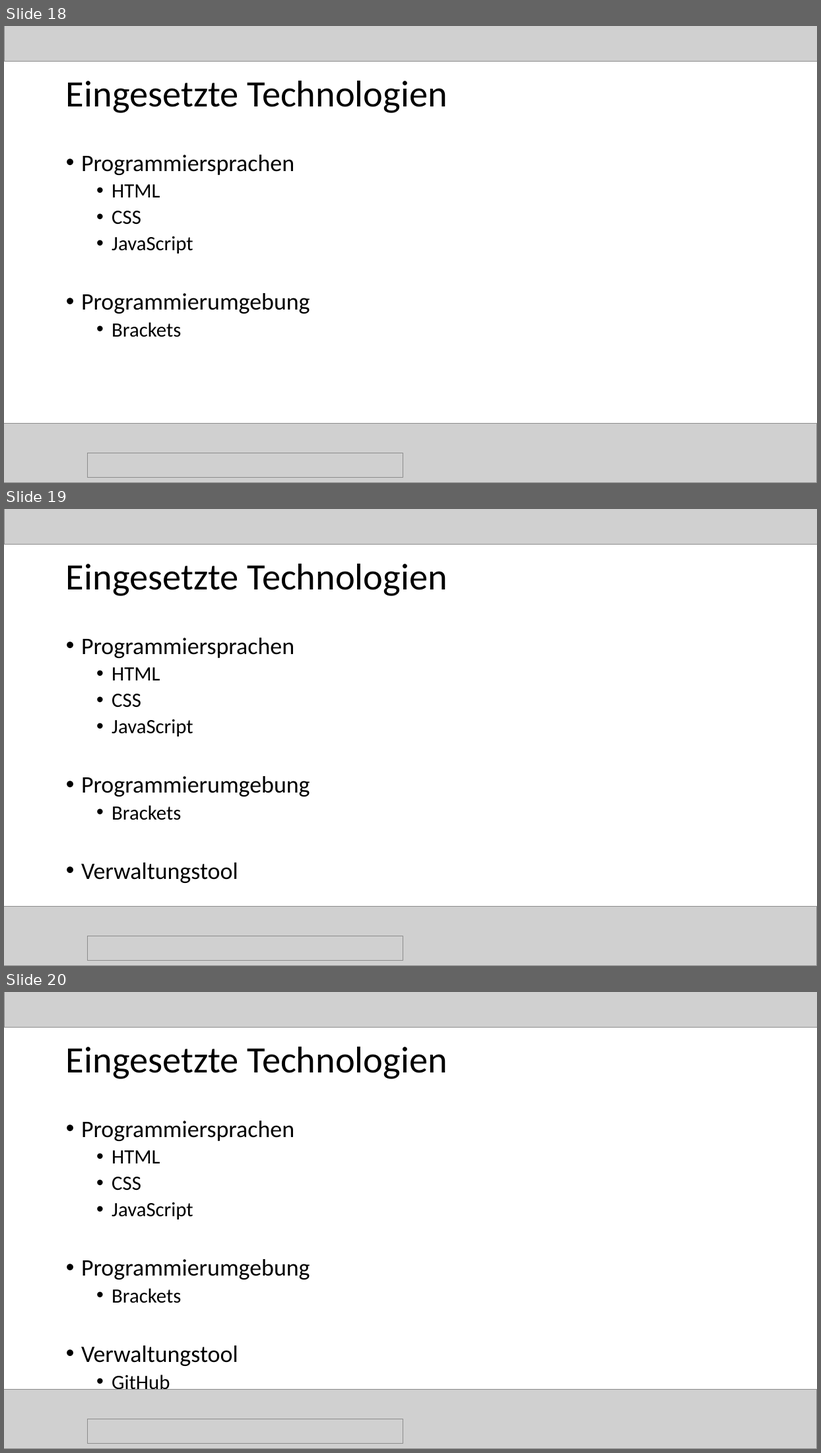
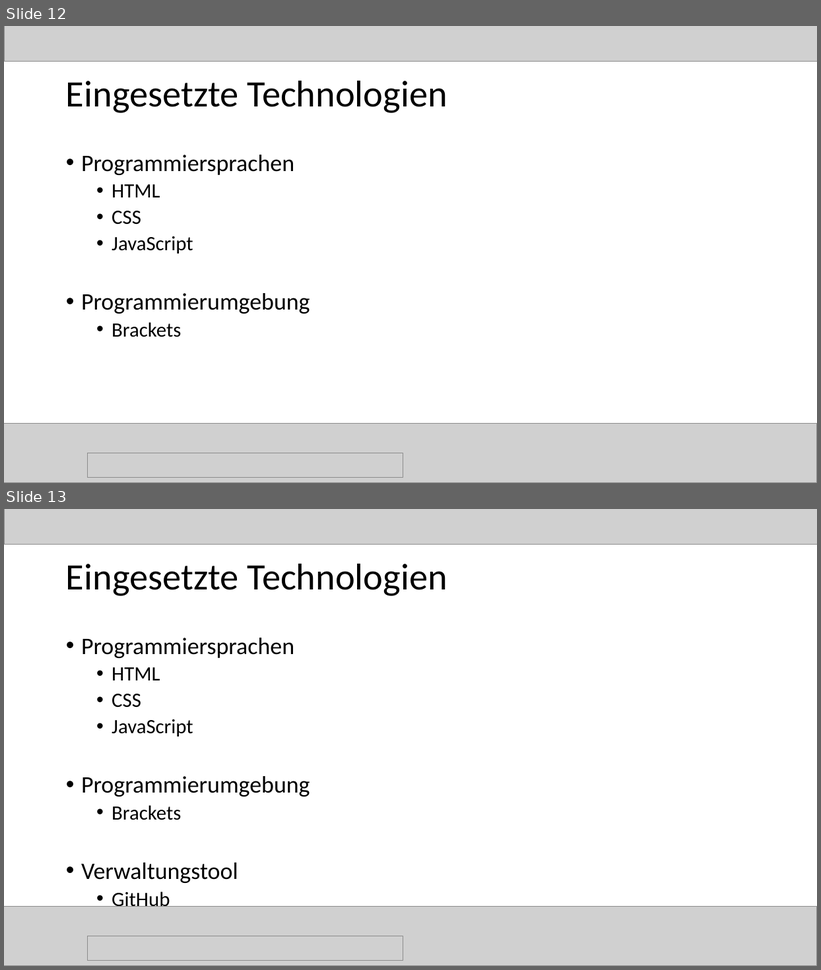
Before and after one commit to magharmi/StudentenFuerStudenten, a slide deck: websitePPneu.pptx. Shown one above the other, each under a label of ours: slides 18, 19 and 20 before the commit, slides 12 and 13 after it. The pictures are 821x1453 and 821x970 pixels, drawn with LibreOffice and Linux fonts; fonts in the diff are those of the drawing; grey boxes stand for pictures. Boxes give left, top, right and bottom in pixels: in the first picture for what was removed or moved away, otherwise in the second. Text is boxed around its words. In the diff, an @@ line names an element or a change of style, - is before the commit and + after.

```diff
--- a/websitePPneu.pptx
+++ b/websitePPneu.pptx
@@ slide 19 removed at <box>4,509,817,966</box>, background #FFFFFF @@
@@ picture removed at <box>4,509,817,545</box> @@
@@ title removed at <box>66,563,447,596</box> @@
-Eingesetzte Technologien
@@ text removed at <box>81,638,310,883</box> @@
-• Programmiersprachen
-  • HTML
-  • CSS
-  • JavaScript
-• Programmierumgebung
-  • Brackets
-• Verwaltungstool
@@ picture removed at <box>4,907,817,966</box> @@
@@ picture removed at <box>87,937,403,960</box> @@
@@ what was slide 18 is now slide 12 @@
@@ what was slide 20 is now slide 13 @@
```
Also in this commit, not shown: 13 slides changed, 1 slide added, 7 other slides removed, 2 other files.
